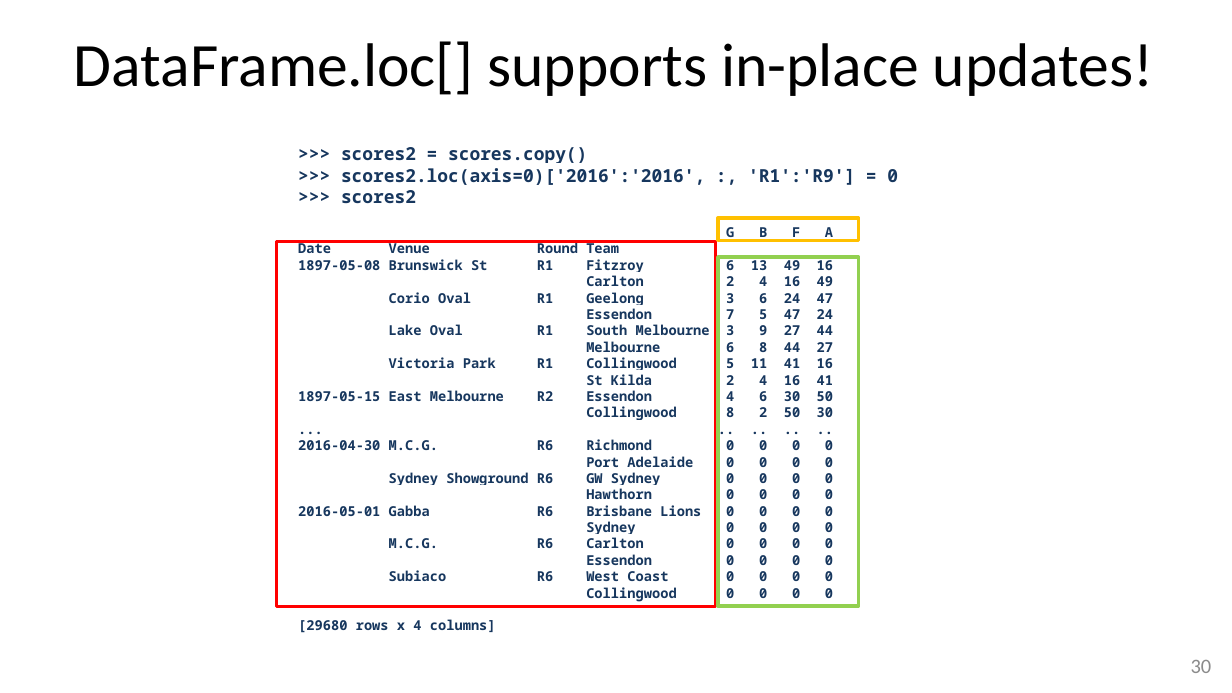
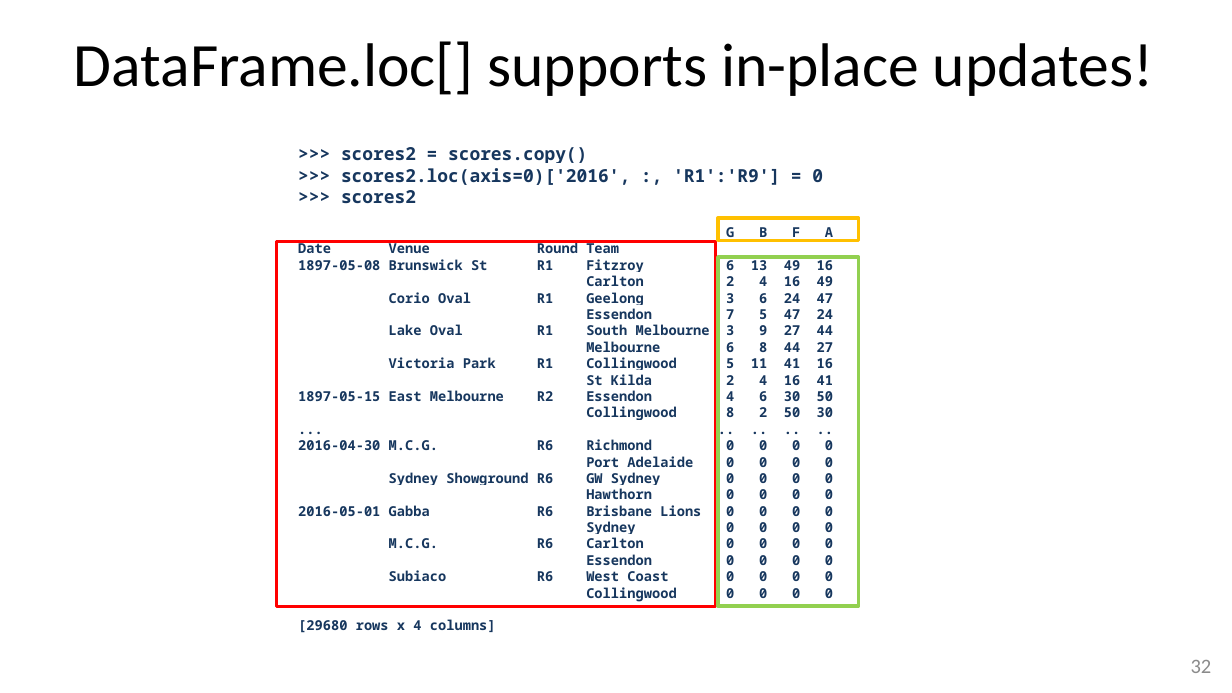
Before and after one commit to stevesimmons/PyDataDC2016-PandasFromTheInside, a slide deck: slide 33 of pfi.pptx (slide 31 before the commit). Drawn at 1232x693 pixels with LibreOffice and Linux fonts; fonts in the diff are those of the drawing. Boxes give left, top, right and bottom in pixels: in the first picture for what was removed or moved away, otherwise in the second. Text is boxed around its words. In the diff, an @@ line names an element or a change of style, - is before the commit and + after.

Commit message:
Final PyData DC slides

```diff
--- a/pfi.pptx
+++ b/pfi.pptx
@@ text at bbox=[341, 168, 823, 185]: text changed @@
->>> scores2.loc(axis=0)['2016':'2016', :, 'R1':'R9'] = 0
+>>> scores2.loc(axis=0)['2016', :, 'R1':'R9'] = 0
@@ page number at bbox=[1191, 660, 1212, 673]: text changed @@
-30
+32
```
Also in this commit, not shown: 8 other slides changed, 2 slides added, 1 other file.
